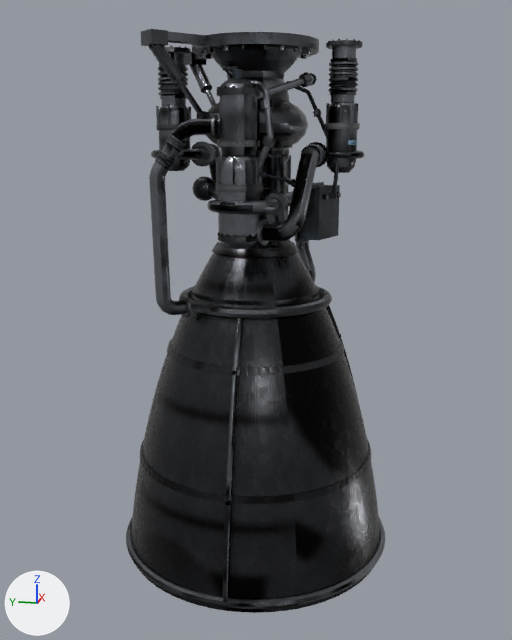
A saved change to the Blender file assets/blender/eng_hydrolox_high_efficiency.blend.
Rendered twice from a camera (50 mm lens) standing at (-5.83, -1.17, 3.51) and looking at (-0.03, -0.01, 2.05). The lights are fixed; the arrows at lower left show +X, +Y and +Z. The older version comes first. Objects named as collision shapes, trigger or cutter boxes, shadow casters or lower levels of detail are left out.

The scene before the commit, as lines of its bpy script (objects in view):
```python
ob_eng_hydrolox_high_efficiency_lod0 = bpy.data.objects.new('eng_hydrolox_high_efficiency_LOD0', me_eng_hydrolox_high_efficiency_lod0)
ob_eng_hydrolox_high_efficiency_lod0.parent = ob_eng_hydrolox_high_efficiency
ob_eng_hydrolox_high_efficiency_lod0.location = (0.0, 0.0, 0.0)
```
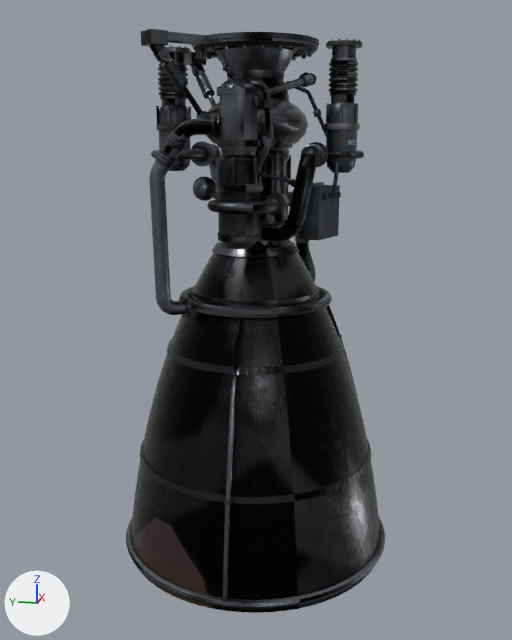
Pixel boxes [x1, y1, x2, y2] of what changed, in the pictures (512 x 640 px):
'eng_hydrolox_high_efficiency_LOD0', recoloured, reshaped: [126, 29, 385, 613] in both
part 1 of me_eng_hydrolox_high_efficiency_lod0, added: after [216, 46, 289, 51]
part 2 of me_eng_hydrolox_high_efficiency_lod0, added: after [193, 37, 318, 48]
part 3 of me_eng_hydrolox_high_efficiency_lod0, added: after [192, 37, 319, 47]
part 4 of me_eng_hydrolox_high_efficiency_lod0, deleted: before [148, 44, 310, 93]
part 5 of me_eng_hydrolox_high_efficiency_lod0, cut back: before [149, 44, 319, 117]; after [150, 40, 318, 117]
part 6 of me_eng_hydrolox_high_efficiency_lod0, surface changed: [181, 32, 319, 115] in both
part 7 of me_eng_hydrolox_high_efficiency_lod0, recoloured: [152, 32, 363, 249] in both

Edits to the bpy script that builds the scene:
```text
Change mat_nozzle_hot:
    remove # nodes: BsdfPrincipled, MapRange x3, Mapping, Math x6, Mix x4, NormalMap, OutputMaterial, SeparateColor x3, TexImage x4, UVMap x2, ValToRGB, VertexColor
    remove # colours: dark grey #4f5155, brown #c4aa6f, brown #956c45, blue #595586, mixed with the vertex colours
    nodes: BsdfPrincipled, MapRange x4, Mapping, Math x8, Mix x4, NormalMap, OutputMaterial, SeparateColor x2, TexImage x4, UVMap x2, ValToRGB
    colours: dark grey #4f5155, brown #957e50, brown #815d38, dark blue #55507c
Add mat_engine_metal_satin:
    mat_engine_metal_satin = bpy.data.materials.new('engine_metal_satin')
    # colours: grey #7e838a
    # uses the picture img_eng_hydrolox_high_efficiency_lod1_mask_png
    # uses the picture img_engine_metal_satin_albedo_jpg
    # uses the picture img_engine_metal_satin_normal_png
    # uses the picture img_engine_metal_satin_orm_jpg
Add mat_nozzle_inner:
    mat_nozzle_inner = bpy.data.materials.new('nozzle_inner')
    # colours: orange #b57a45, brown #957e50, brown #815d38, dark blue #55507c
    # uses the picture img_eng_hydrolox_high_efficiency_lod1_mask_png
    # uses the picture img_nozzle_inner_albedo_jpg
    # uses the picture img_nozzle_inner_normal_png
    # uses the picture img_nozzle_inner_orm_jpg
Change me_eng_hydrolox_high_efficiency_lod0:
    used by ob_eng_hydrolox_high_efficiency_lod0; parent = ob_eng_hydrolox_high_efficiency; location = (0.0, 0.0, 0.0)
    remove me_eng_hydrolox_high_efficiency_lod0.from_pydata(...)  # 38978 vertices, 25275 faces; spans x -1.2..1.19, y -1.19..1.19, z 0.0..4.3
    add me_eng_hydrolox_high_efficiency_lod0.from_pydata(...)  # 40212 vertices, 25891 faces; spans x -1.2..1.19, y -1.19..1.19, z 0.0..4.3
    me_eng_hydrolox_high_efficiency_lod0 part 1: the loose piece of 56 vertices spanning x -0.5..0.5, y -0.5..0.5, z 4.22..4.3 is copied, and the copy is scaled about its middle by (0.64, 0.64, 0.45), then moved by (0.0, 0.0, -0.02), in mat_engine_metal_satin; it spans x -0.32..0.32, y -0.32..0.32, z 4.22..4.26
    me_eng_hydrolox_high_efficiency_lod0 part 2: the loose piece of 56 vertices spanning x -0.5..0.5, y -0.5..0.5, z 4.22..4.3 is copied, and the copy is scaled about its middle by (0.981, 0.981, 0.25), then moved by (0.0, 0.0, -0.01), in mat_engine_metal_satin; it spans x -0.49..0.49, y -0.49..0.49, z 4.24..4.26
    me_eng_hydrolox_high_efficiency_lod0 part 3: the loose piece of 56 vertices spanning x -0.5..0.5, y -0.5..0.5, z 4.22..4.3 is copied, and the copy is scaled about its middle by (0.99, 0.99, 0), in mat_engine_metal_satin; it spans x -0.5..0.5, y -0.5..0.5, z 4.26
    me_eng_hydrolox_high_efficiency_lod0 part 4: 38 loose pieces with 513 vertices, spanning x -0.73..0.67, y -0.43..0.73, z 3.69..4.27, are deleted
    me_eng_hydrolox_high_efficiency_lod0 part 5: 271 vertices moved from x -0.7..0.63, y -0.5..0.7, z 3.68..4.27 to x -0.7..0.63, y -0.5..0.7, z 3.67..4.26; 792 vertices removed from x -0.72..0.67, y -0.5..0.71, z 3.67..4.27; 2371 vertices added at x -0.71..0.64, y -0.49..0.71, z 3.67..4.26
    me_eng_hydrolox_high_efficiency_lod0 part 6: 235 kept faces spanning x -0.61..0.5, y -0.5..0.59, z 3.67..4.3 get new texture (UV) coordinates
    me_eng_hydrolox_high_efficiency_lod0 part 7: 1776 faces spanning x -0.88..0.87, y -0.88..0.89, z 2.72..4.3 switch from mat_engine_metal to mat_engine_metal_satin
    other edits to the shape of me_eng_hydrolox_high_efficiency_lod0 do not show in these pictures
    add me_eng_hydrolox_high_efficiency_lod0.materials.append(mat_nozzle_inner)
```
